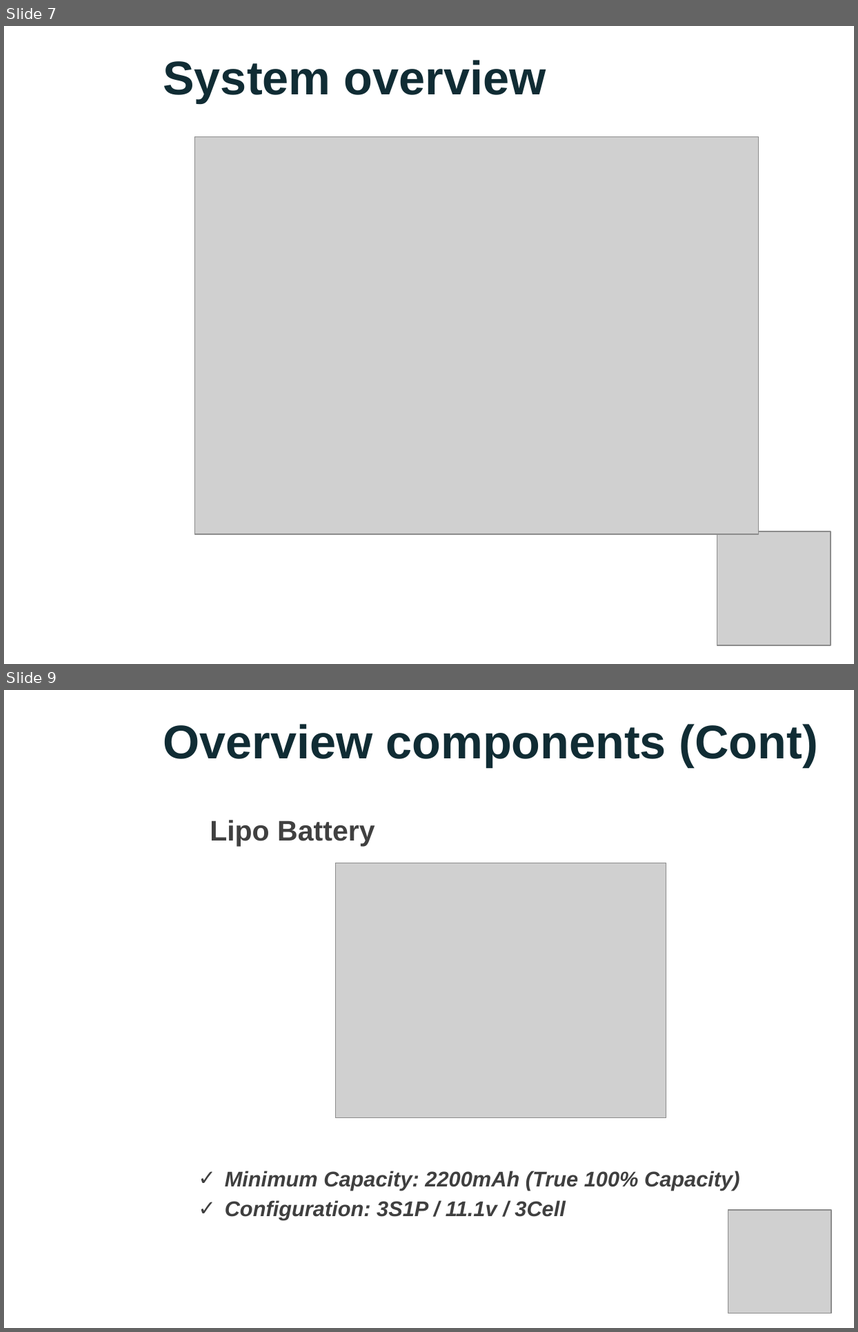
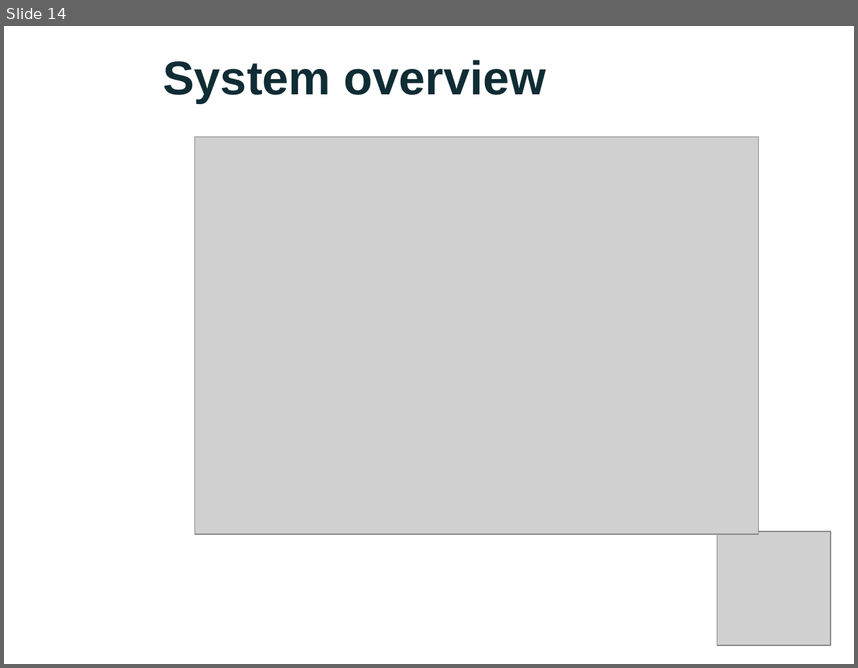
Before and after one commit to nicknguyen071093/CapstoneProject, a slide deck: Thuyettrinh/PPGroup 5.pptx. Shown one above the other, each under a label of ours: slides 7 and 9 before the commit, slide 14 after it; the slides between them are not shown. The pictures are 858x1332 and 858x668 pixels, drawn with LibreOffice and Linux fonts; fonts in the diff are those of the drawing; grey boxes stand for pictures; background and template pictures are left out. Boxes give left, top, right and bottom in pixels: in the first picture for what was removed or moved away, otherwise in the second. Text is boxed around its words. In the diff, an @@ line names an element or a change of style, - is before the commit and + after.

```diff
--- a/Thuyettrinh/PPGroup 5.pptx
+++ b/Thuyettrinh/PPGroup 5.pptx
@@ slide 9 removed at (4, 690, 854, 1328), background picture (left out) @@
@@ title removed at (163, 724, 818, 767) @@
-Overview components (Cont)
@@ text removed at (210, 820, 375, 846) @@
-Lipo Battery
@@ picture removed at (335, 862, 666, 1118) @@
@@ text removed at (225, 1170, 740, 1220) @@
-✓ Minimum Capacity: 2200mAh (True 100% Capacity)
-✓ Configuration: 3S1P / 11.1v / 3Cell
@@ picture removed at (728, 1210, 831, 1312) @@
@@ what was slide 7 is now slide 14 @@
```
Also in this commit, not shown: 10 slides changed, 18 slides added, 4 other slides removed.
